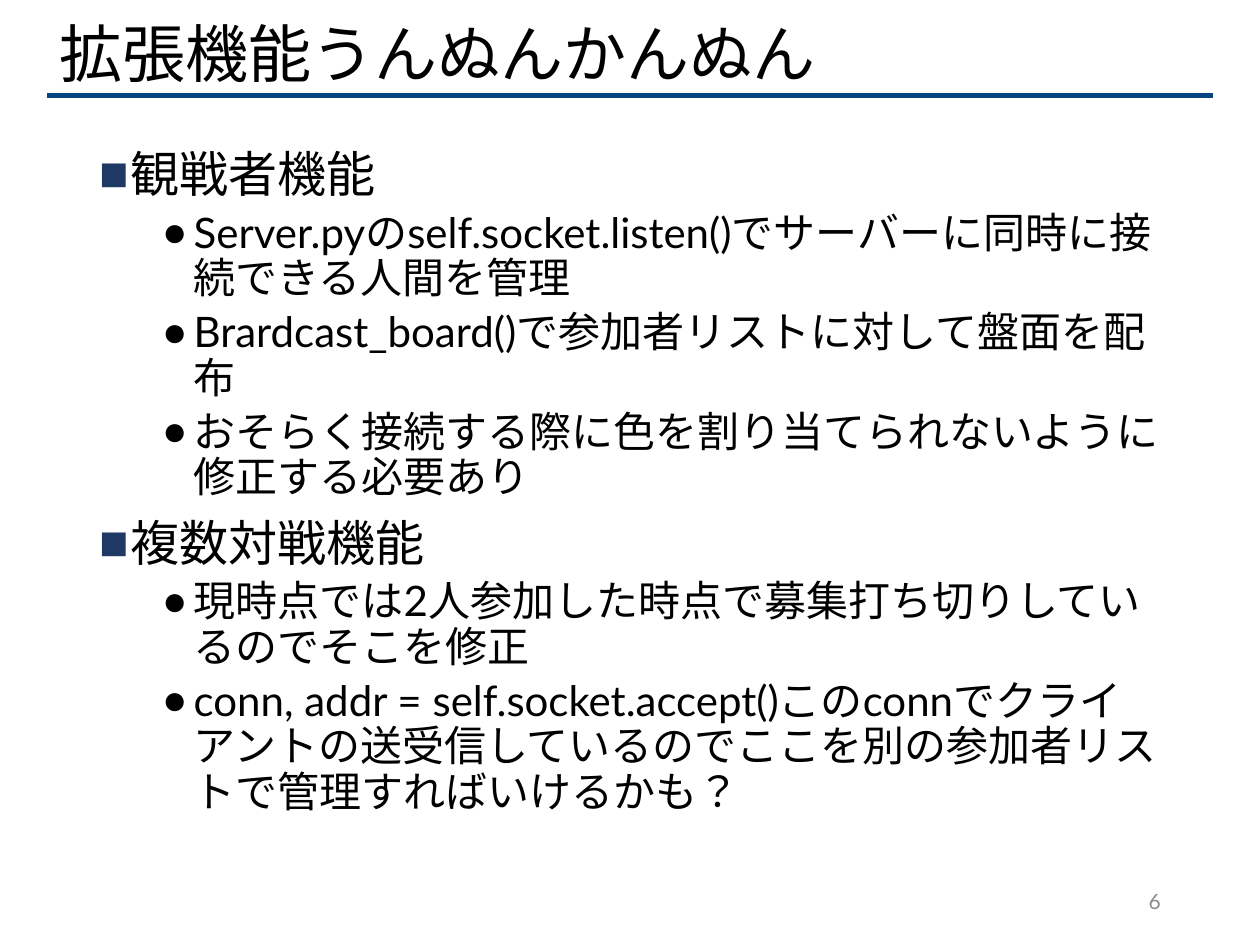
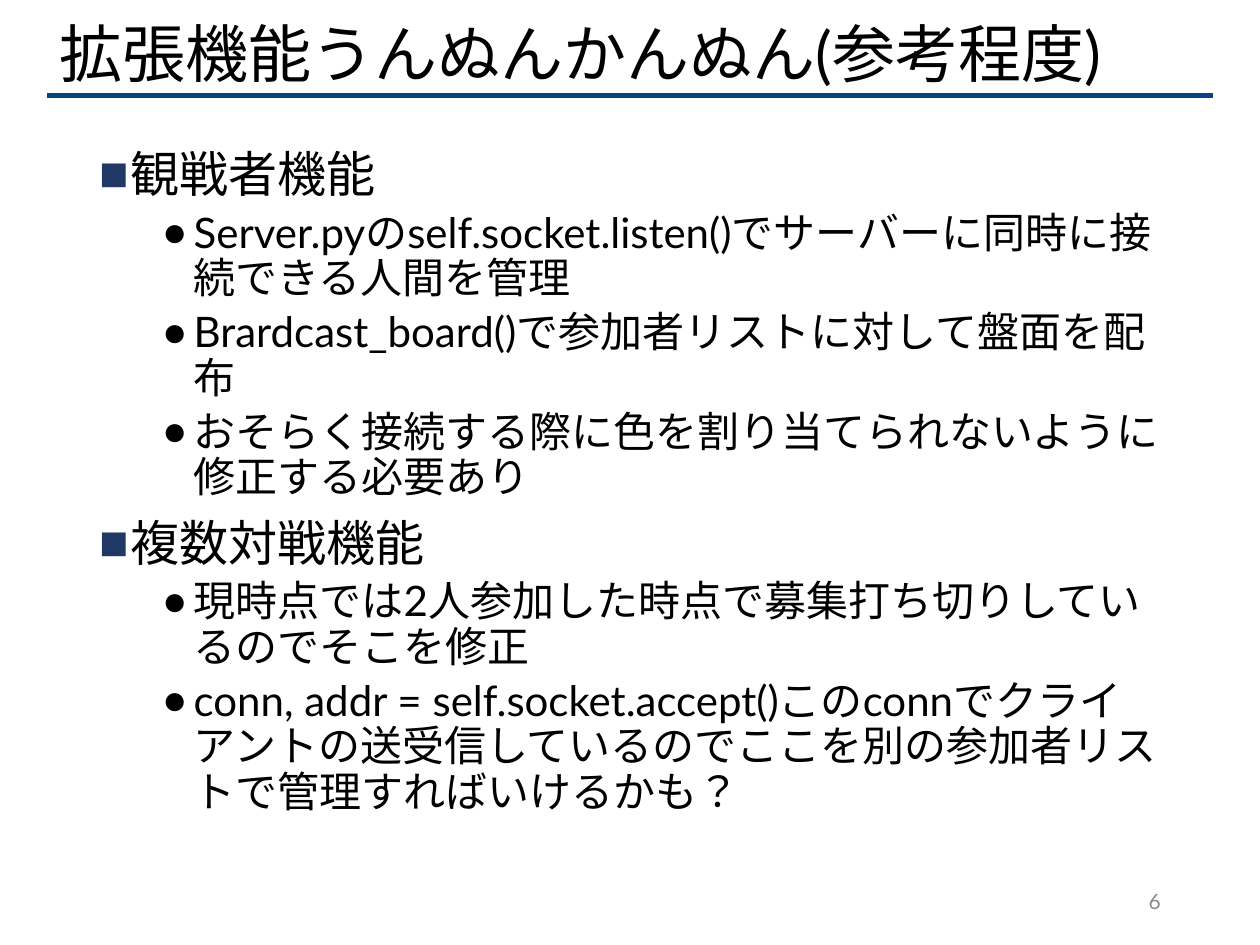
Before and after one commit to ukyo-hasegawa/nw-kousei-a, a slide deck: slide 6 of othello_game.pptx. Drawn at 1260x945 pixels with LibreOffice and Linux fonts; fonts in the diff are those of the drawing. Boxes give left, top, right and bottom in pixels: in the first picture for what was removed or moved away, otherwise in the second. Text is boxed around its words. In the diff, an @@ line names an element or a change of style, - is before the commit and + after.

Commit message:
update

```diff
--- a/othello_game.pptx
+++ b/othello_game.pptx
@@ title at (60,24,1102,86): text changed @@
-拡張機能うんぬんかんぬん
+拡張機能うんぬんかんぬん(参考程度)
```
